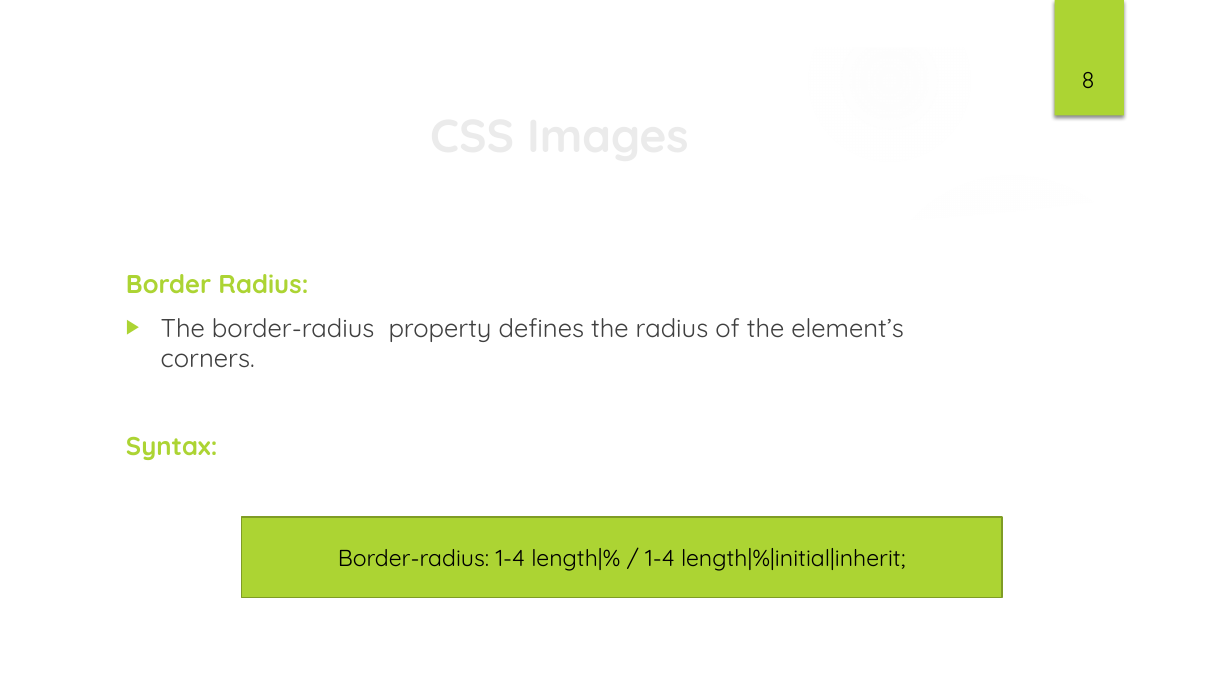
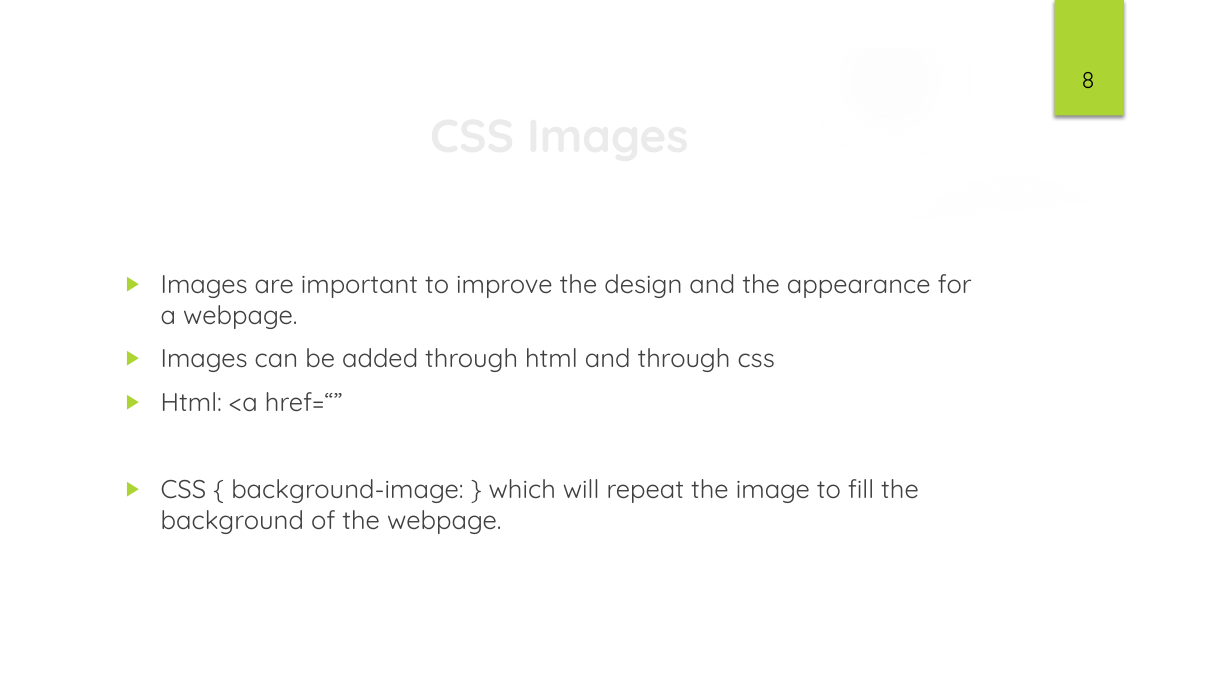
Before and after one commit to PranathiMothe/6-08-Images-and-Animatin, a slide deck: slide 10 of Images & Animation.pptx. Drawn at 1232x693 pixels with LibreOffice and Linux fonts; fonts in the diff are those of the drawing; background and template pictures are left out. Boxes give left, top, right and bottom in pixels: in the first picture for what was removed or moved away, otherwise in the second. Text is boxed around its words. In the diff, an @@ line names an element or a change of style, - is before the commit and + after.

```diff
--- a/Images & Animation.pptx
+++ b/Images & Animation.pptx
@@ text at (x1=161, y1=274, x2=972, y2=534): text changed @@
-Border Radius:
-▶ The border-radius property defines the radius of the element’s corners.
-Syntax:
+▶ Images are important to improve the design and the appearance for a webpage.
+▶ Images can be added through html and through css
+▶ Html: <a href=“”
+▶ CSS { background-image: } which will repeat the image to fill the background of the webpage.
@@ rectangle removed at (x1=241, y1=518, x2=1002, y2=598) @@
-Border-radius: 1-4 length|% / 1-4 length|%|initial|inherit;
```
Also in this commit, not shown: 3 other slides changed, 1 slide removed.
